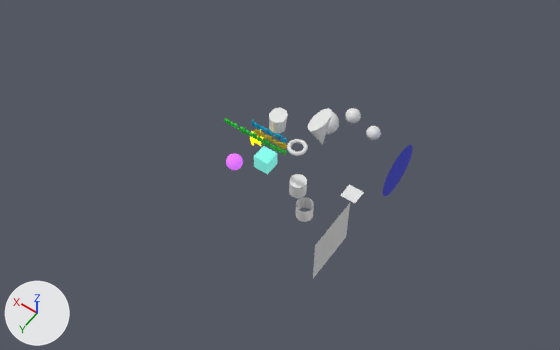
A saved change to the glTF model gltf/sample_object01/sample_object01.gltf.
Camera for both pictures: a 50 mm lens placed at (-9.63, 13.63, 21.47), pointed at (-0.37, 0.67, 1.11). Every picture has the same lights, and +X, +Y and +Z are marked at lower left. Where no turn or scale is listed for an object, it has been applied to the vertices. Vertices at the same position are counted once.
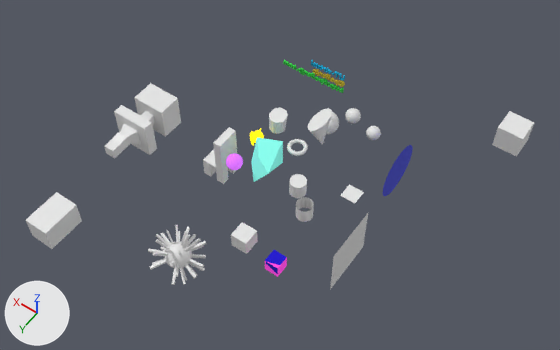
Location of each change, (x1, y1, x2, y2) in pixels of the pictures (560 x 350 px):
'Cube.001', added: after (26, 83, 181, 249)
'Plane.001', moved: before (313, 203, 350, 278); after (330, 213, 368, 289)
'Sphere.002', added: after (148, 225, 206, 285)
'Text', moved: before (224, 118, 287, 155); after (283, 60, 345, 93)
'Cube.005', added: after (492, 111, 534, 157)
'Cube.002', added: after (203, 127, 237, 184)
'Cube', reshaped (38% wider, 55% taller): before (254, 146, 277, 174); after (251, 138, 283, 182)
'Cube.003', added: after (231, 222, 258, 254)
'Cube.004', added: after (265, 250, 287, 277)

Patch to the scene script:
```diff
--- a/gltf/sample_object01/sample_object01.gltf.py
+++ b/gltf/sample_object01/sample_object01.gltf.py
@@ mat_yellow_matte @@
+mat_yellow_matte = principled_material('Yellow Matte')
+mat_yellow_matte.base_color = (0.64, 0.599, 0.0)  # yellow #d1cb00
+mat_yellow_matte.roughness = 1.0
@@ mat_pink_matte @@
+mat_pink_matte = principled_material('Pink Matte')
+mat_pink_matte.base_color = (0.64, 0.0393, 0.481)  # pink #d138b8
+mat_pink_matte.roughness = 1.0
+mat_pink_matte.emission_color = (0.4, 0.0246, 0.301)  # pink #aa2b95
+mat_pink_matte.emission_strength = 1.0
@@ mat_blue_matte @@
+mat_blue_matte = principled_material('Blue Matte')
+mat_blue_matte.base_color = (0.00801, 0.0, 0.64)  # blue #1600d1
+mat_blue_matte.roughness = 1.0
@@ me_cube @@
 # used by ob_cube; location = (0.38, 0.45, 1.14)
-me_cube.from_pydata(...)  # 8 vertices, 12 faces; spans x -0.283..0.283, y -0.283..0.283, z -0.283..0.283
+me_cube.from_pydata(...)  # 8 vertices, 12 faces; spans x -0.526..0.557, y -0.567..0.567, z -0.99..0.645
+# me_cube part 1: the whole mesh is rebuilt
 me_cube.materials.append(mat_material_001)
@@ me_sphere_002 @@
+me_sphere_002.from_pydata(...)  # 630 vertices, 1256 faces; spans x -0.95..0.92, y -0.95..0.86, z -0.86..0.86
@@ me_cube_006 @@
+me_cube_006.from_pydata(...)  # a box spanning x -0.475..0.475, y -0.475..0.475, z -0.475..0.475
@@ me_cube_005 @@
+me_cube_005.from_pydata(...)  # 43 vertices, 82 faces; spans x -0.252..0.252, y -0.252..0.252, z -0.252..0.252
+# faces by material slot: [53, 5, 24]
+me_cube_005.materials.append(mat_pink_matte)  # pink #d138b8
+me_cube_005.materials.append(mat_yellow_matte)  # yellow #d1cb00
+me_cube_005.materials.append(mat_blue_matte)  # blue #1600d1
@@ me_cube_004 @@
+me_cube_004.from_pydata(...)  # 26 vertices, 48 faces; spans x -0.304..0.304, y -0.304..0.304, z -0.304..0.304
@@ me_cube_003 @@
+me_cube_003.from_pydata(...)  # 56 vertices, 108 faces; spans x -0.44..0.44, y -0.44..0.44, z -0.71..1.37
@@ me_cube_002 @@
+me_cube_002.from_pydata(...)  # 54 vertices, 98 faces; spans x -0.89..0.71, y -2.79..3.99, z -0.8..0.62
@@ ob_plane_001 @@
 ob_plane_001 = bpy.data.objects.new('Plane.001', me_plane_001)
-ob_plane_001.location = (-3.04, 1.58, 0.62)
+ob_plane_001.location = (-3.71, 1.58, 0.62)
@@ ob_text @@
 ob_text = bpy.data.objects.new('Text', me_mesh)
-ob_text.location = (-0.9, 1.07, 3.49)
+ob_text.location = (-0.9, -2.19, 3.49)
@@ ob_sphere_002 @@
+ob_sphere_002 = bpy.data.objects.new('Sphere.002', me_sphere_002)
+ob_sphere_002.location = (0.62, 4.81, 0.58)
@@ ob_cube_005 @@
+ob_cube_005 = bpy.data.objects.new('Cube.005', me_cube_006)
+ob_cube_005.location = (-5.8, -5.99, 0.59)
@@ ob_cube_004 @@
+ob_cube_004 = bpy.data.objects.new('Cube.004', me_cube_005)
+ob_cube_004.location = (-1.95, 3.11, 0.27)
@@ ob_cube_003 @@
+ob_cube_003 = bpy.data.objects.new('Cube.003', me_cube_004)
+ob_cube_003.location = (-0.58, 2.96, 0.32)
@@ ob_cube_002 @@
+ob_cube_002 = bpy.data.objects.new('Cube.002', me_cube_003)
+ob_cube_002.location = (2.28, 0.62, 0.05)
@@ ob_cube_001 @@
+ob_cube_001 = bpy.data.objects.new('Cube.001', me_cube_002)
+ob_cube_001.location = (5.23, 2.83, 0.68)
```
